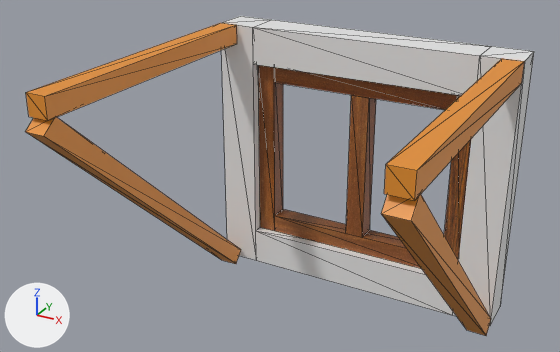
Two versions of the glTF model public/blender/raam.gltf, one commit apart.
Rendered twice from a camera (50 mm lens) standing at (1.47, -3.57, 1.62) and looking at (-0.12, -0.69, 0.18). Arrows for +X, +Y and +Z are at lower left; the lights stay in place. Mesh edges are drawn as thin lines. Where no turn or scale is listed for an object, it has been applied to the vertices.

The scene before the commit, as lines of its bpy script (objects in view):
```python
me_cube = bpy.data.meshes.new('Cube')
me_cube.from_pydata(...)  # a box spanning x -0.05..0.05, y -0.7..0.7, z -0.05..0.05
me_cube.materials.append(mat_material_001)  # orange #e7912d
me_cube_001 = bpy.data.meshes.new('Cube.001')
me_cube_001.from_pydata(...)  # 8 vertices, 12 faces; spans x -0.05..0.051, y -0.627..0.786, z -0.689..0.637
me_cube_001.materials.append(mat_material_003)  # orange #e7912d
me_cube_005 = bpy.data.meshes.new('Cube.005')
me_cube_005.from_pydata(...)  # a box spanning x -0.5..0.5, y -0.05..0.05, z -0.05..0.05
me_cube_005.materials.append(mat_balk_boven)  # picture img_wood
me_cube_012 = bpy.data.meshes.new('Cube.012')
me_cube_012.from_pydata(...)  # a box spanning x -0.05..0.05, y -0.7..0.7, z -0.05..0.05
me_cube_012.materials.append(mat_material_001)  # orange #e7912d
me_cube_013 = bpy.data.meshes.new('Cube.013')
me_cube_013.from_pydata(...)  # 8 vertices, 12 faces; spans x -0.052..0.052, y -0.64..0.783, z -0.691..0.635
me_cube_013.materials.append(mat_material_003)  # orange #e7912d
ob_balk_boven = bpy.data.objects.new('balk-boven', me_cube_005)
ob_balk_boven.location = (0.0, 0.0, 0.45)
ob_balk_schuin_links = bpy.data.objects.new('balk-schuin-links', me_cube_013)
ob_balk_schuin_links.location = (-0.75, -0.89, -0.03)
ob_balk_schuin_rechts = bpy.data.objects.new('balk-schuin-rechts', me_cube_001)
ob_balk_schuin_rechts.location = (0.75, -0.89, -0.03)
ob_balk_zijkant_links = bpy.data.objects.new('balk-zijkant-links', me_cube_012)
ob_balk_zijkant_links.location = (-0.75, -0.8, 0.65)
ob_balk_zijkant_rechts = bpy.data.objects.new('balk-zijkant-rechts', me_cube)
ob_balk_zijkant_rechts.location = (0.75, -0.8, 0.65)
# also in view: 'muur-links-voorkant' at (-0.7, 0.0, 0.0); 'muur-onder-voorkant' at (0.0, 0.0, -0.6); 'balk-links' at (-0.55, 0.0, 0.0); 'muur-rechts-voorkant' at (0.7, 0.0, 0.0); 'balk-onder' at (0.0, 0.0, -0.45)
```
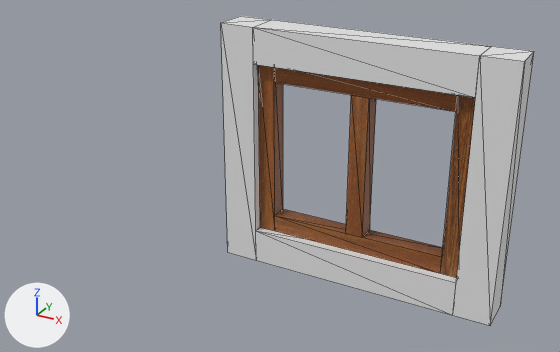
What changed in the scene script:
```text
Remove ob_balk_zijkant_rechts:
    ob_balk_zijkant_rechts = bpy.data.objects.new('balk-zijkant-rechts', me_cube)
    ob_balk_zijkant_rechts.location = (0.75, -0.8, 0.65)
Remove ob_balk_schuin_rechts:
    ob_balk_schuin_rechts = bpy.data.objects.new('balk-schuin-rechts', me_cube_001)
    ob_balk_schuin_rechts.location = (0.75, -0.89, -0.03)
Remove ob_balk_zijkant_links:
    ob_balk_zijkant_links = bpy.data.objects.new('balk-zijkant-links', me_cube_012)
    ob_balk_zijkant_links.location = (-0.75, -0.8, 0.65)
Remove ob_balk_schuin_links:
    ob_balk_schuin_links = bpy.data.objects.new('balk-schuin-links', me_cube_013)
    ob_balk_schuin_links.location = (-0.75, -0.89, -0.03)
```

Changed parts and their boxes (x1, y1, x2, y2) in the pictures (560 x 352 px):
'balk-zijkant-rechts', deleted (orange): before (384, 58, 525, 201)
'balk-zijkant-links', deleted: before (26, 23, 237, 121)
'balk-schuin-links', deleted: before (25, 116, 241, 264)
'balk-schuin-rechts', deleted: before (381, 193, 491, 336)
